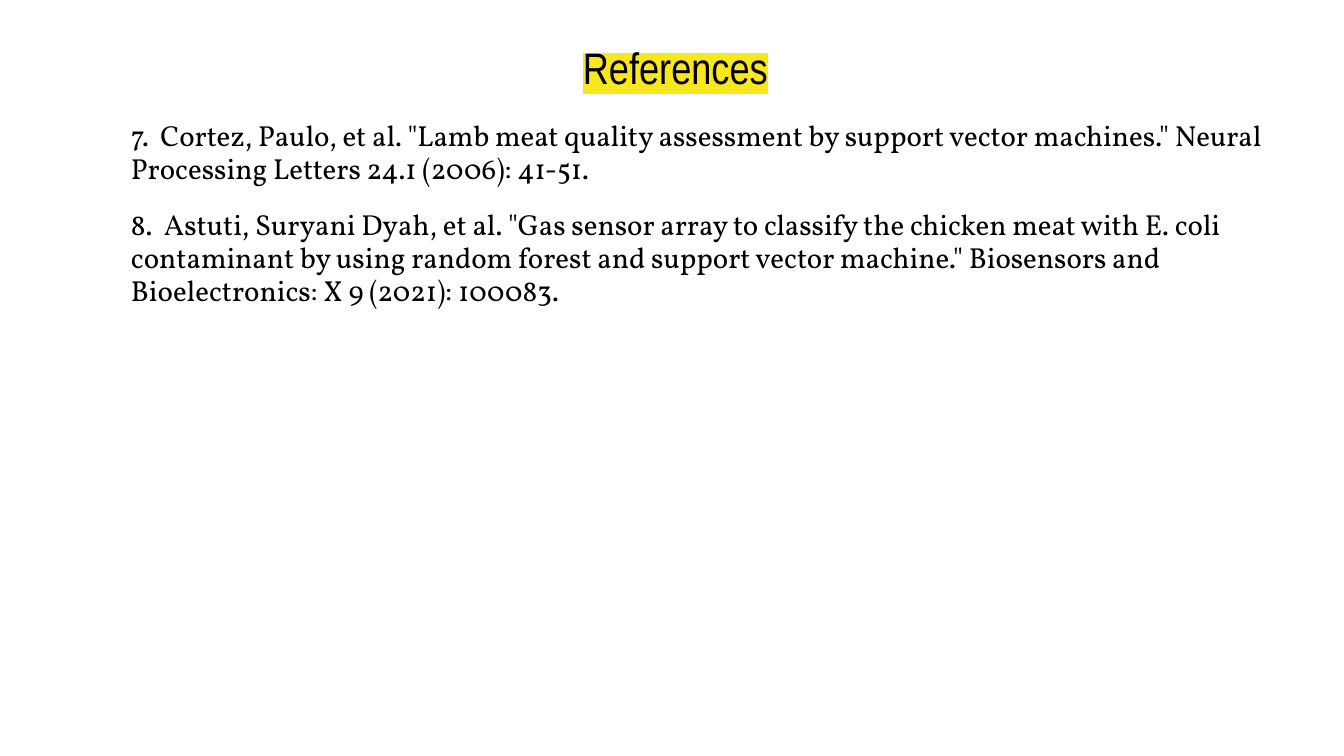
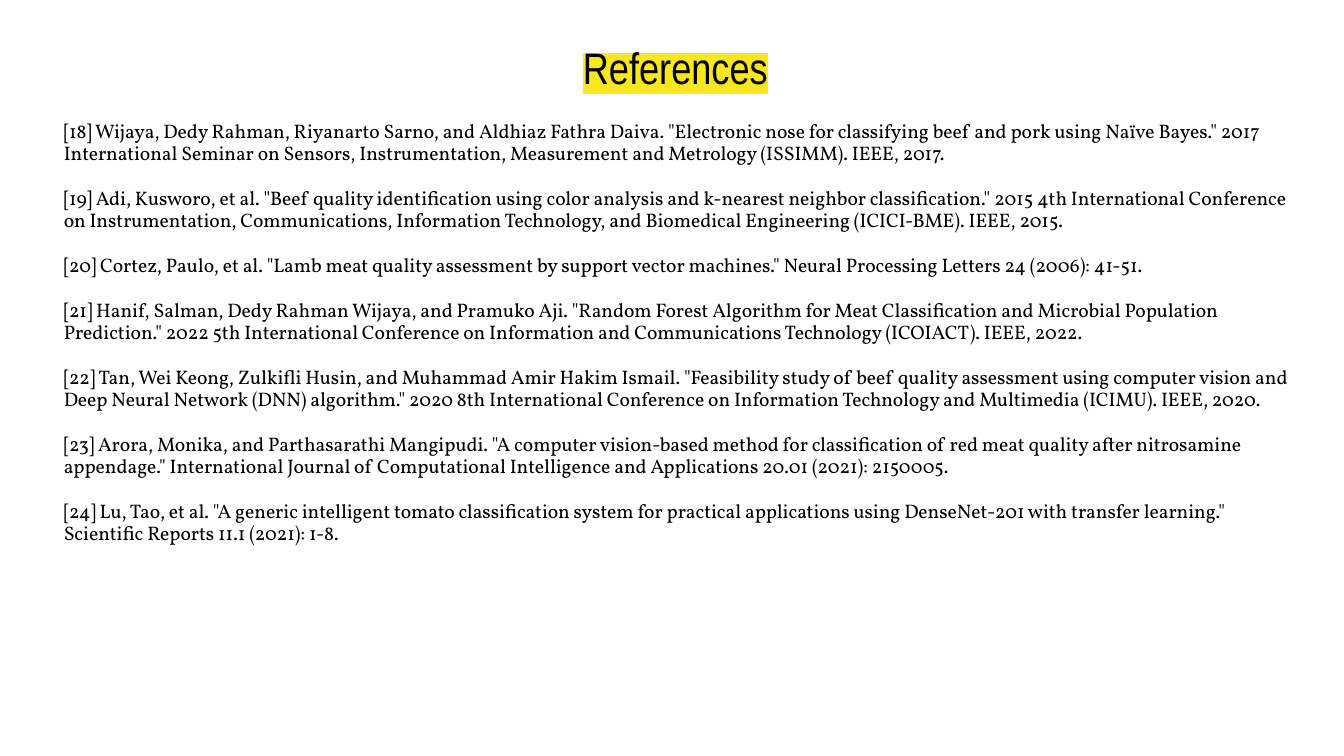
Before and after one commit to DebRC/Meat-Quality-Gradation-Research-Project-2023, a slide deck: slide 31 of Report-Paper-Survey/8th Semester/Report-Presentation.pptx (slide 17 before the commit). Drawn at 1344x756 pixels with LibreOffice and Linux fonts; fonts in the diff are those of the drawing. Boxes give left, top, right and bottom in pixels: in the first picture for what was removed or moved away, otherwise in the second. Text is boxed around its words. In the diff, an @@ line names an element or a change of style, - is before the commit and + after.

```diff
--- a/Report-Paper-Survey/8th Semester/Report-Presentation.pptx
+++ b/Report-Paper-Survey/8th Semester/Report-Presentation.pptx
@@ text at [64, 123, 1287, 546]: text changed; size 15.5 to 10.5 pt @@
-7. Cortez, Paulo, et al. "Lamb meat quality assessment by support vector machines." Neural Processing Letters 24.1 (2006): 41-51.
-8. Astuti, Suryani Dyah, et al. "Gas sensor array to classify the chicken meat with E. coli contaminant by using random forest and support vector machine." Biosensors and Bioelectronics: X 9 (2021): 100083.
+[18] Wijaya, Dedy Rahman, Riyanarto Sarno, and Aldhiaz Fathra Daiva. "Electronic nose for classifying beef and pork using Naïve Bayes." 2017 International Seminar on Sensors, Instrumentation, Measurement and Metrology (ISSIMM). IEEE, 2017.
+[19] Adi, Kusworo, et al. "Beef quality identification using color analysis and k-nearest neighbor classification." 2015 4th International Conference on Instrumentation, Communications, Information Technology, and Biomedical Engineering (ICICI-BME). IEEE, 2015.
+[20] Cortez, Paulo, et al. "Lamb meat quality assessment by support vector machines." Neural Processing Letters 24 (2006): 41-51.
+[21] Hanif, Salman, Dedy Rahman Wijaya, and Pramuko Aji. "Random Forest Algorithm for Meat Classification and Microbial Population Prediction." 2022 5th International Conference on Information and Communications Technology (ICOIACT). IEEE, 2022.
+[22] Tan, Wei Keong, Zulkifli Husin, and Muhammad Amir Hakim Ismail. "Feasibility study of beef quality assessment using computer vision and Deep Neural Network (DNN) algorithm." 2020 8th International Conference on Information Technology and Multimedia (ICIMU). IEEE, 2020.
+[23] Arora, Monika, and Parthasarathi Mangipudi. "A computer vision-based method for classification of red meat quality after nitrosamine appendage." International Journal of Computational Intelligence and Applications 20.01 (2021): 2150005.
+[24] Lu, Tao, et al. "A generic intelligent tomato classification system for practical applications using DenseNet-201 with transfer learning." Scientific Reports 11.1 (2021): 1-8.
```
Also in this commit, not shown: 5 other slides changed, 19 slides added, 5 slides removed, 1 other file.
